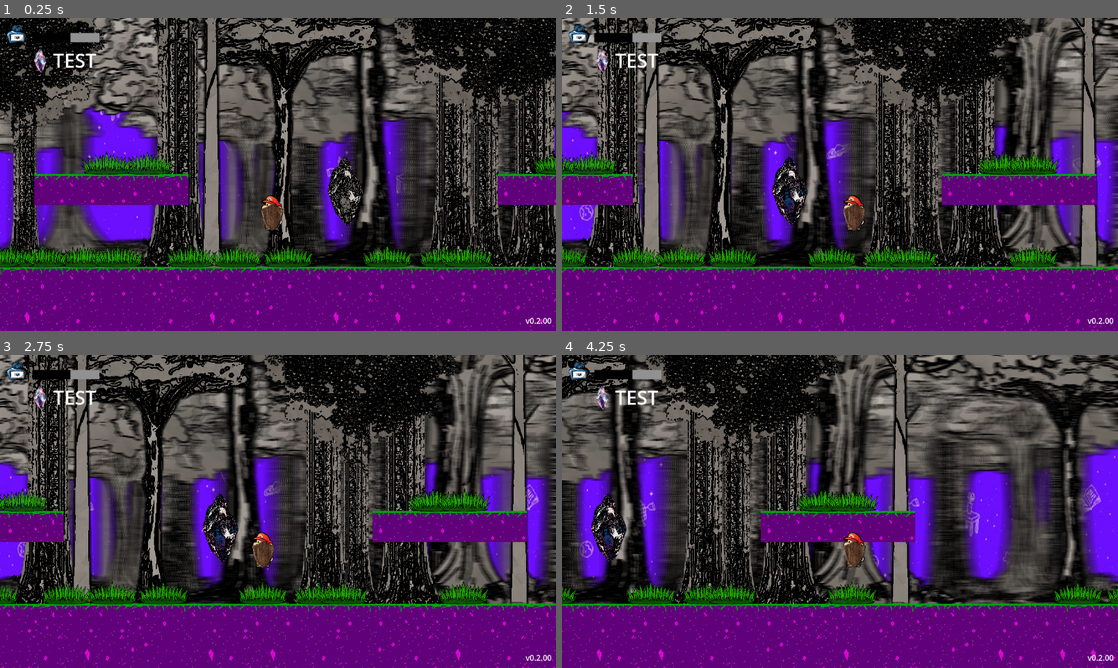
Above: before the commit, frames 1-4 (two rows, left to right).
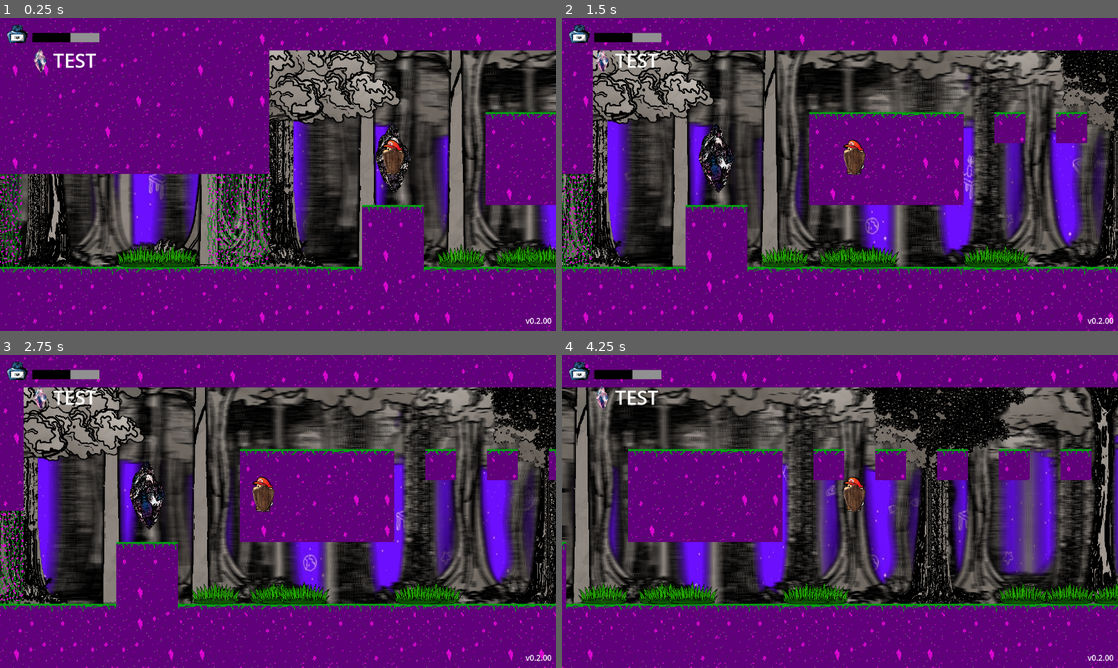
Above: after the commit, the same moments.

Repository: Jontaybr24/ShardsOfEikyo
Game: Godot game, scene res://Scenes/Levels/arena.tscn
Same seed, same stepped clock (60 frames per second), same inputs: the game is played once before the commit and once after it. Sound files missing from this copy of the repository are replaced by a short silence.
Inputs:
- Up to frame 1 (0.25 s): no input
- Up to frame 2 (1.5 s): tap Enter (confirm) at 0.5 s; hold Shift (dash) 0.53-1.28 s; hold Right (right) from 0.53 s (still down); tap Space (jump) at 0.77 s; tap A (attack) at 1.35 s
- Up to frame 3 (2.75 s): tap Space (jump) at 1.52 s; tap Shift (dash) at 1.55, 2.3 s; release Right (right) at 2.03 s; hold Left (left) from 2.03 s (still down); hold D (block) from 2.03 s (still down)
- Up to frame 4 (4.25 s): release Left (left) at 2.78 s; release D (block) at 2.78 s; hold Right (right) from 2.78 s (still down); tap C (channel_hold) at 2.85 s; tap Space (jump) at 3.02, 3.77 s; tap Shift (dash) at 3.05 s; hold Shift (dash) from 3.53 s (still down); tap Enter (confirm) at 3.6 s

The runs differ from the first frame. In frame 1, 70% of the frame differs, in the area x 0-100%, y 0-100%; in frame 2, 70%; in frame 3, 70%; in frame 4, 70%.
Error in both runs: Invalid access to property or key 'ELEMENTS' on a base object of type 'Nil'. (res://Scripts/naiko.gd:17)

Commit message:
More accurately accounts for letting go of the dash button

Diff:
--- a/Scenes/Levels/arena.tscn
+++ b/Scenes/Levels/arena.tscn
@@ -163,8 +163,9 @@
 spawn_timer = 3
 spawncount = 10000
 
-[node name="Wave Manager" type="Node" parent="." unique_id=1301618198]
+[node name="Wave Manager" type="Node" parent="." unique_id=1301618198 node_paths=PackedStringArray("default")]
 script = ExtResource("13_i706s")
+default = NodePath("Dash")
 
 [node name="Wave" parent="Wave Manager" unique_id=1056837958 instance=ExtResource("14_a8grh")]
 position = Vector2(6, -157)
--- a/Scripts/naiko.gd
+++ b/Scripts/naiko.gd
@@ -183,6 +183,9 @@
 	tilemap = get_tree().get_first_node_in_group("TileMap")
 	current_tile = tilemap.get_cell_data(global_position)
 
+#func _process(delta: float) -> void:
+	#print(sprinting)
+
 func _physics_process(delta):
 	sprint_multiplier = data.Dash_mult
 	if current_ink <= 0 or position.y > 500:
@@ -207,7 +210,8 @@
 			emit_signal("shield_available", not shield_broke)
 			shield.material.set_shader_parameter("tint", Color.WHITE)
 
-	if sprinting and not Input.is_action_just_pressed("dash"):
+	if sprinting and not Input.is_action_pressed("dash"):
+		print("No longer dashing")
 		sprinting = false
 
 	if channeling:
